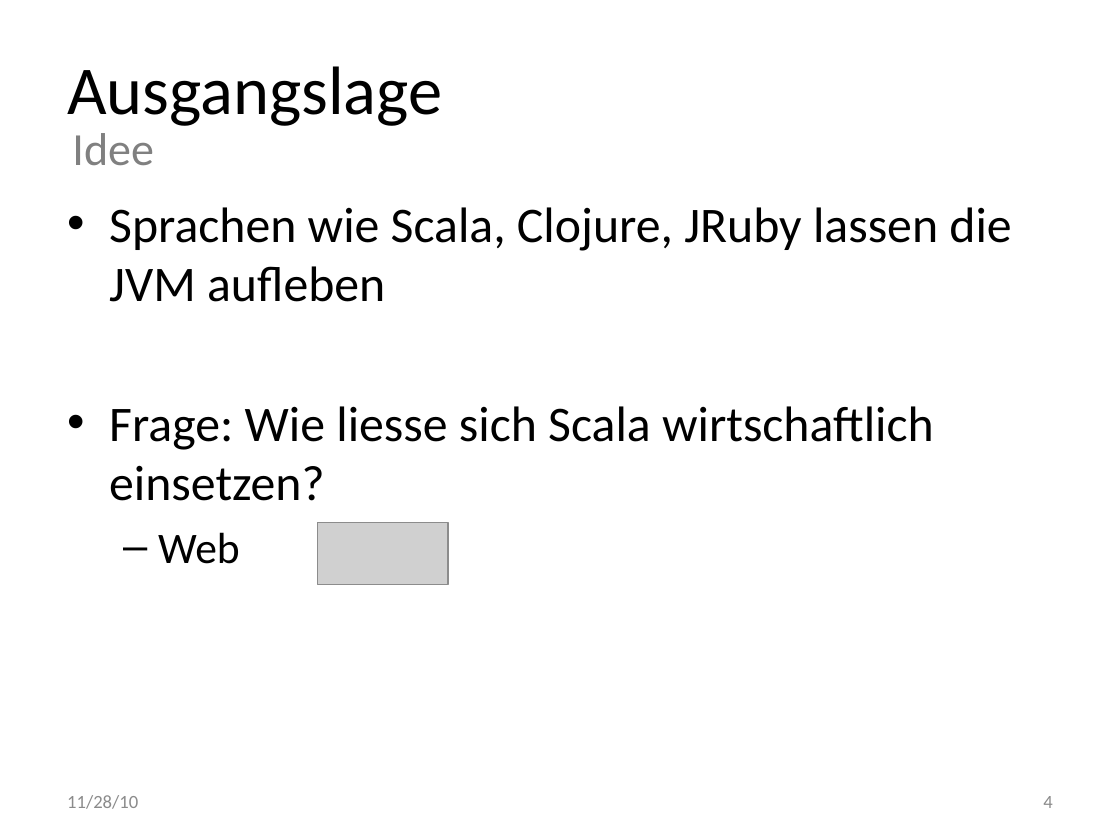
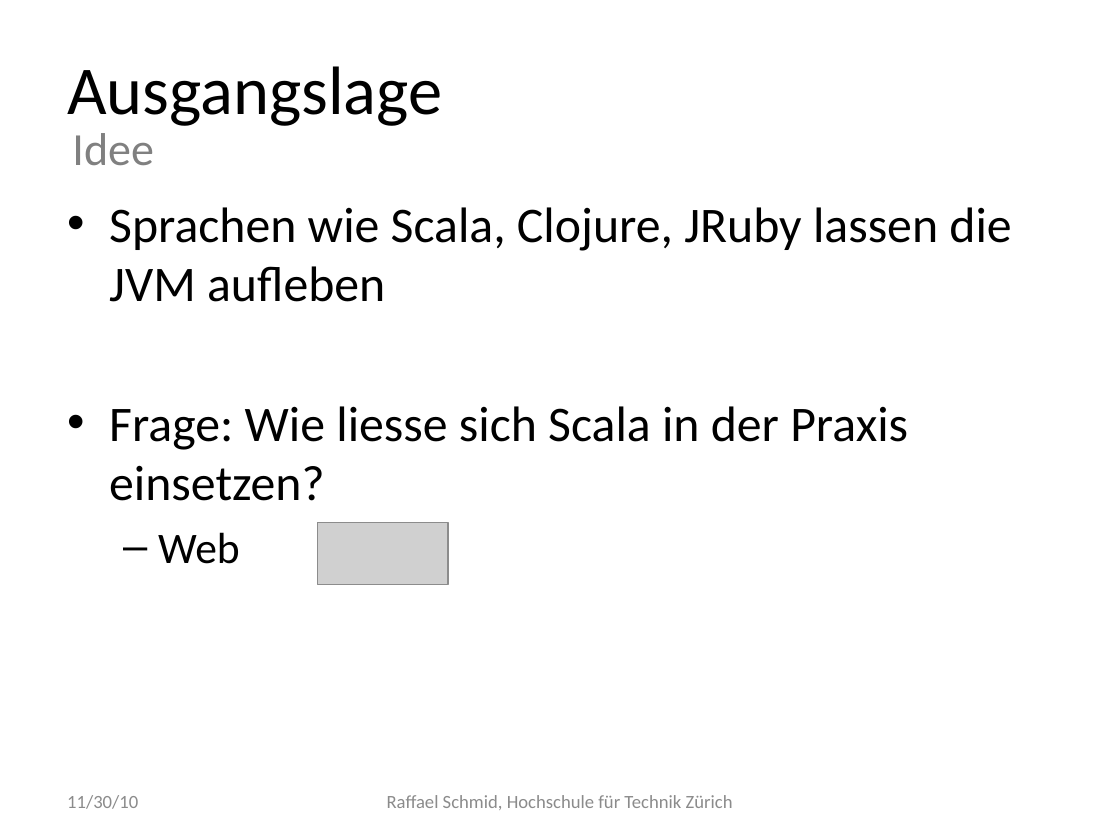
Before and after one commit to raffaelschmid/plannr, a slide deck: slide 5 of documentation/presentation.pptx (slide 4 before the commit). Drawn at 1120x840 pixels with LibreOffice and Linux fonts; fonts in the diff are those of the drawing; grey boxes stand for pictures. Boxes give left, top, right and bottom in pixels: in the first picture for what was removed or moved away, otherwise in the second. Text is boxed around its words. In the diff, an @@ line names an element or a change of style, - is before the commit and + after.

```diff
--- a/documentation/presentation.pptx
+++ b/documentation/presentation.pptx
@@ text at [109, 406, 908, 501]: text changed @@
-• Frage: Wie liesse sich Scala wirtschaftlich einsetzen?
+• Frage: Wie liesse sich Scala in der Praxis einsetzen?
@@ text at [67, 795, 138, 809]: text changed @@
-11/28/10
+11/30/10
@@ text added at [387, 795, 733, 810], 12 pt, text #8C8C8C @@
+Raffael Schmid, Hochschule für Technik Zürich
@@ page number removed at [1043, 796, 1052, 808] @@
-4
```
Also in this commit, not shown: 17 other slides changed, 12 slides added, 5 slides removed, 8 other files.
